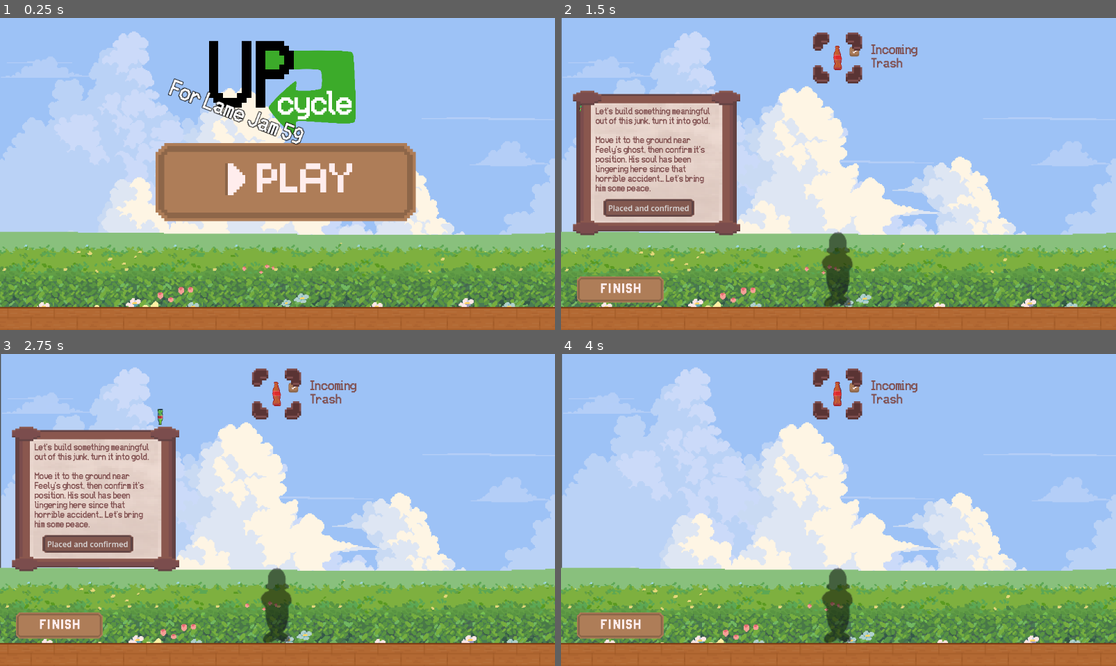
Above: before the commit, frames 1-4 (two rows, left to right).
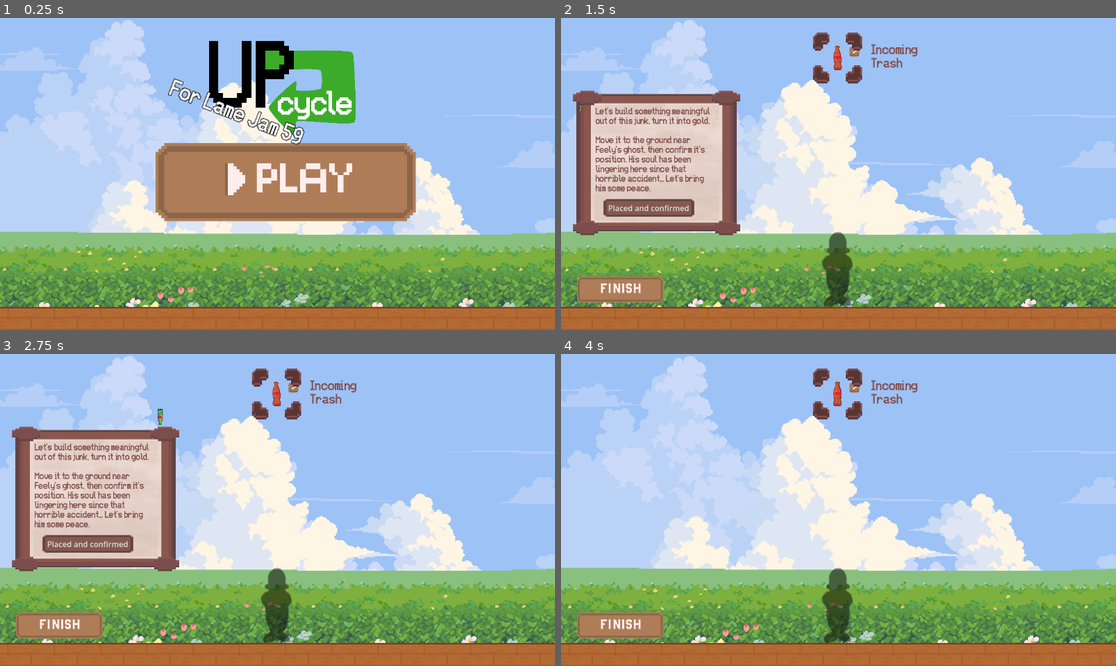
Above: after the commit, the same moments.

Repository: funkymonkeysgames/lame-jam-59
Game: Godot game, scene res://Scenes/main.tscn
Same seed, same stepped clock (60 frames per second), same inputs: the game is played once before the commit and once after it. Sound files missing from this copy of the repository are replaced by a short silence.
Inputs (mouse positions are in pixels of both pictures, inside the frame that each line leads up to):
- Up to frame 1 (0.25 s): no input
- Up to frame 2 (1.5 s): click (844, 183) at 0.5 s; click (838, 58) at 1.25 s
- Up to frame 3 (2.75 s): click (294, 388) at 2 s
- Up to frame 4 (4 s): click "Placed and confirmed" at 2.75 s; click (805, 400) at 3.5 s

The runs differ from the first frame. In frame 1, 5.5% of the frame differs, in the area x 0-100%, y 0-70%; in frame 2, 7.3%; in frame 3, 7.3%; in frame 4, 8.4%.

Commit message:
skybox size fix

Diff:
--- a/Scenes/main.tscn
+++ b/Scenes/main.tscn
@@ -643,6 +643,8 @@
 autostart = true
 
 [node name="Sky" type="Node2D" parent="Background" unique_id=1827975449 node_paths=PackedStringArray("anim_timer")]
+position = Vector2(-40, -27)
+scale = Vector2(1.1, 1.1)
 script = ExtResource("11_d1ilt")
 anim_timer = NodePath("Timer")
 
Not shown, changed: .gitignore
